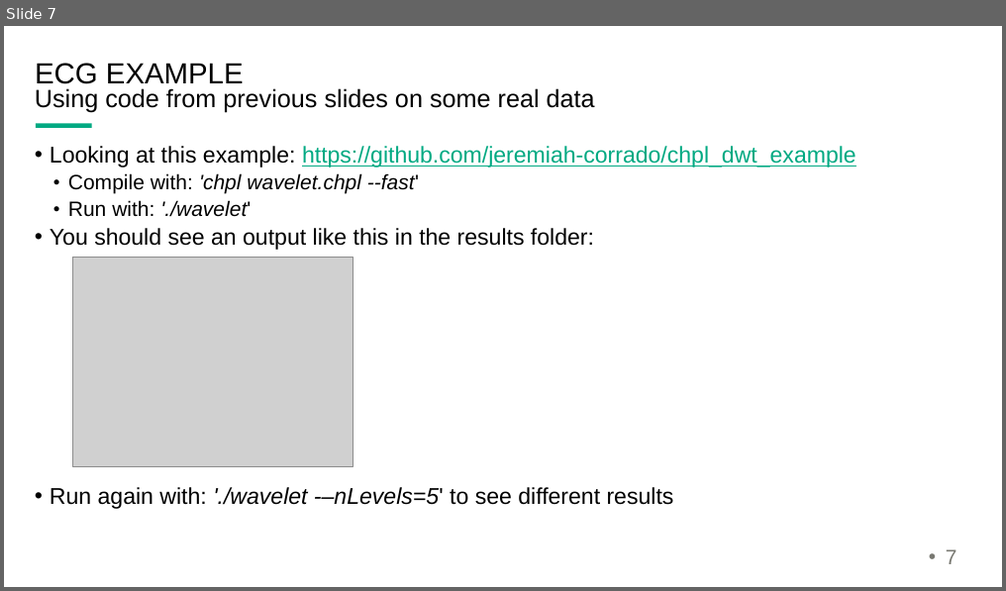
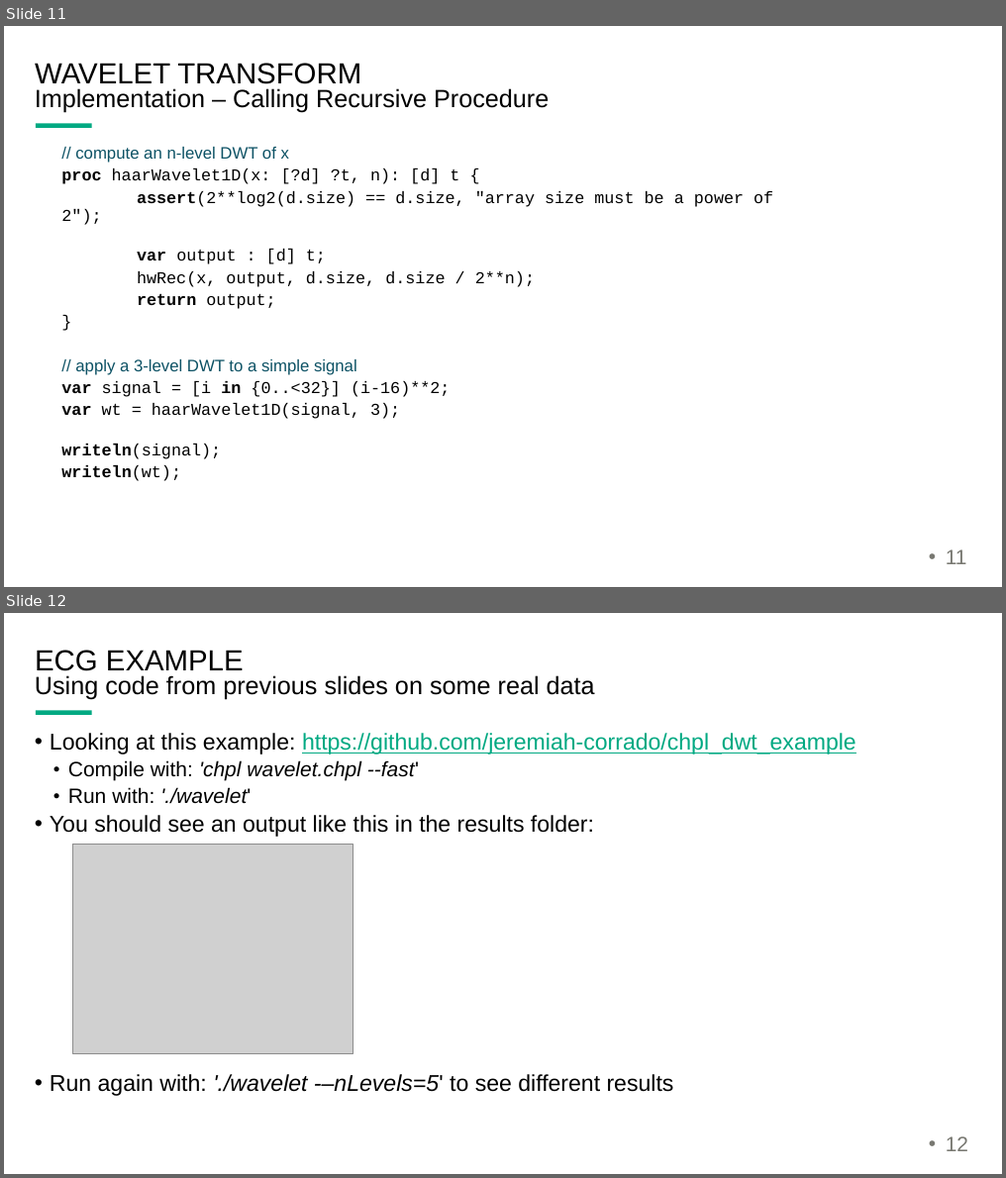
Before and after one commit to jeremiah-corrado/chpl_dwt_example, a slide deck: wavelet_notes.pptx. Shown one above the other, each under a label of ours: slide 7 before the commit, slides 11 and 12 after it. The pictures are 1006x591 and 1006x1178 pixels, drawn with LibreOffice and Linux fonts; fonts in the diff are those of the drawing; grey boxes stand for pictures; background and template pictures are left out. Boxes give left, top, right and bottom in pixels: in the first picture for what was removed or moved away, otherwise in the second. Text is boxed around its words. In the diff, an @@ line names an element or a change of style, - is before the commit and + after.

Commit message:
added typed and untyped info to slides. More detail still needed on slides 8-11.

```diff
--- a/wavelet_notes.pptx
+++ b/wavelet_notes.pptx
@@ slide 11 added at box(4, 26, 1002, 587), background #FFFFFF; not listed: 1 template element that a slide beside it also shows @@
@@ title added at box(35, 63, 361, 89), 28 pt, text #000000 @@
+WAVELET TRANSFORM
@@ text added at box(35, 88, 548, 112), 24 pt, text #000000 @@
+Implementation – Calling Recursive Procedure
@@ text added at box(61, 147, 773, 481), 16 pt, text #000000 @@
+      // compute an n-level DWT of x
+      proc haarWavelet1D(x: [?d] ?t, n): [d] t {
+      assert(2**log2(d.size) == d.size, "array size must be a power of 2");
+      var output : [d] t;
+      hwRec(x, output, d.size, d.size / 2**n);
+      return output;
+      }
+      // apply a 3-level DWT to a simple signal
+      var signal = [i in {0..<32}] (i-16)**2;
+      var wt = haarWavelet1D(signal, 3);
+      writeln(signal);
+      writeln(wt);
@@ page number added at box(945, 550, 967, 565), 20 pt, text #787871 @@
+• 11
@@ what was slide 7 is now slide 12 @@
@@ page number at box(945, 1137, 968, 1152): text changed @@
-• 7
+• 12
```
Also in this commit, not shown: 3 slides changed, 4 other slides added, 1 other file.
